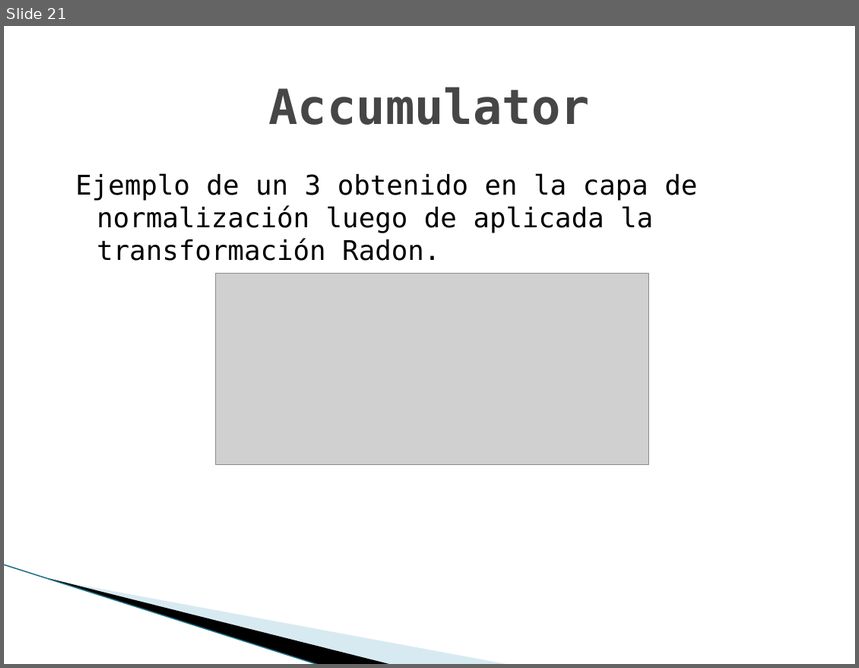
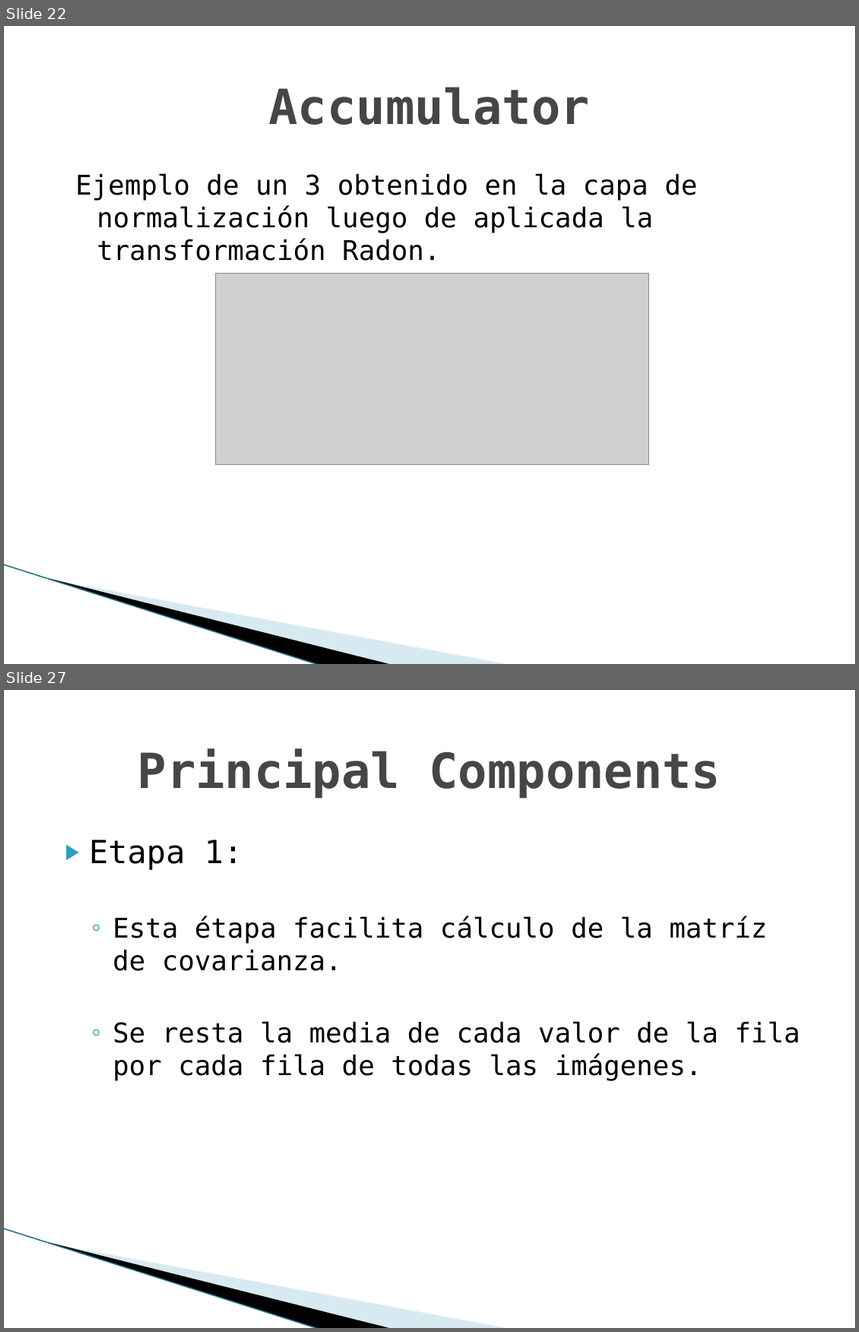
Before and after one commit to TechTinkerer42/TrabajosPracticos, a slide deck: doc/clase/presentacion.pptx. Shown one above the other, each under a label of ours: slide 21 before the commit, slides 22 and 27 after it; the slides between them are not shown. The pictures are 859x668 and 859x1332 pixels, drawn with LibreOffice and Linux fonts; fonts in the diff are those of the drawing; grey boxes stand for pictures; background and template pictures are left out. Boxes give left, top, right and bottom in pixels: in the first picture for what was removed or moved away, otherwise in the second. Text is boxed around its words. In the diff, an @@ line names an element or a change of style, - is before the commit and + after.

```diff
--- a/doc/clase/presentacion.pptx
+++ b/doc/clase/presentacion.pptx
@@ slide 27 added at box(4, 690, 855, 1328), background #FFFFFF; not listed: 3 template elements that a slide beside it also shows @@
@@ title added at box(138, 749, 721, 798), 41 pt, text #464646, bold @@
+Principal Components
@@ text added at box(89, 840, 800, 1081), 23 pt, text #000000 @@
+▶ Etapa 1:
+  ◦ Esta étapa facilita cálculo de la matríz de covarianza.
+  ◦ Se resta la media de cada valor de la fila por cada fila de todas las imágenes.
@@ what was slide 21 is now slide 22 @@
```
Also in this commit, not shown: 3 slides changed, 11 other slides added, 3 slides removed, 9 other files.
